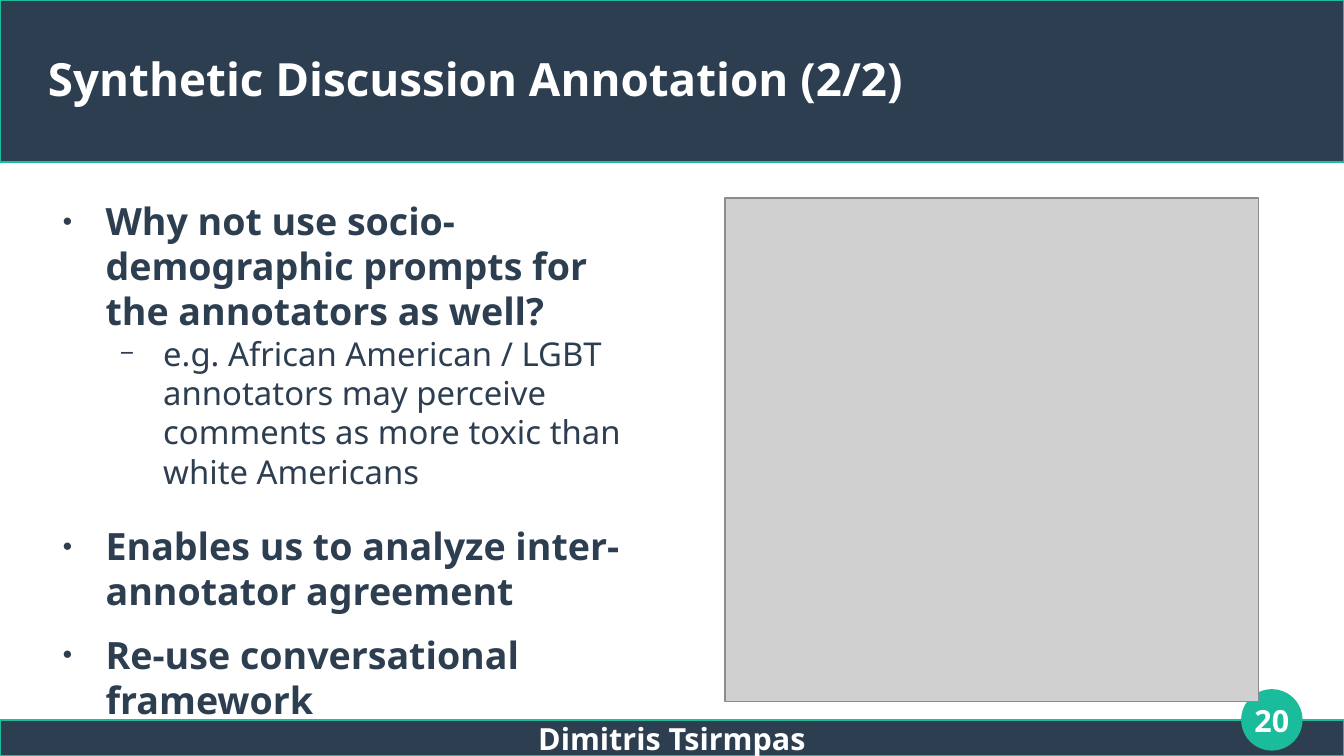
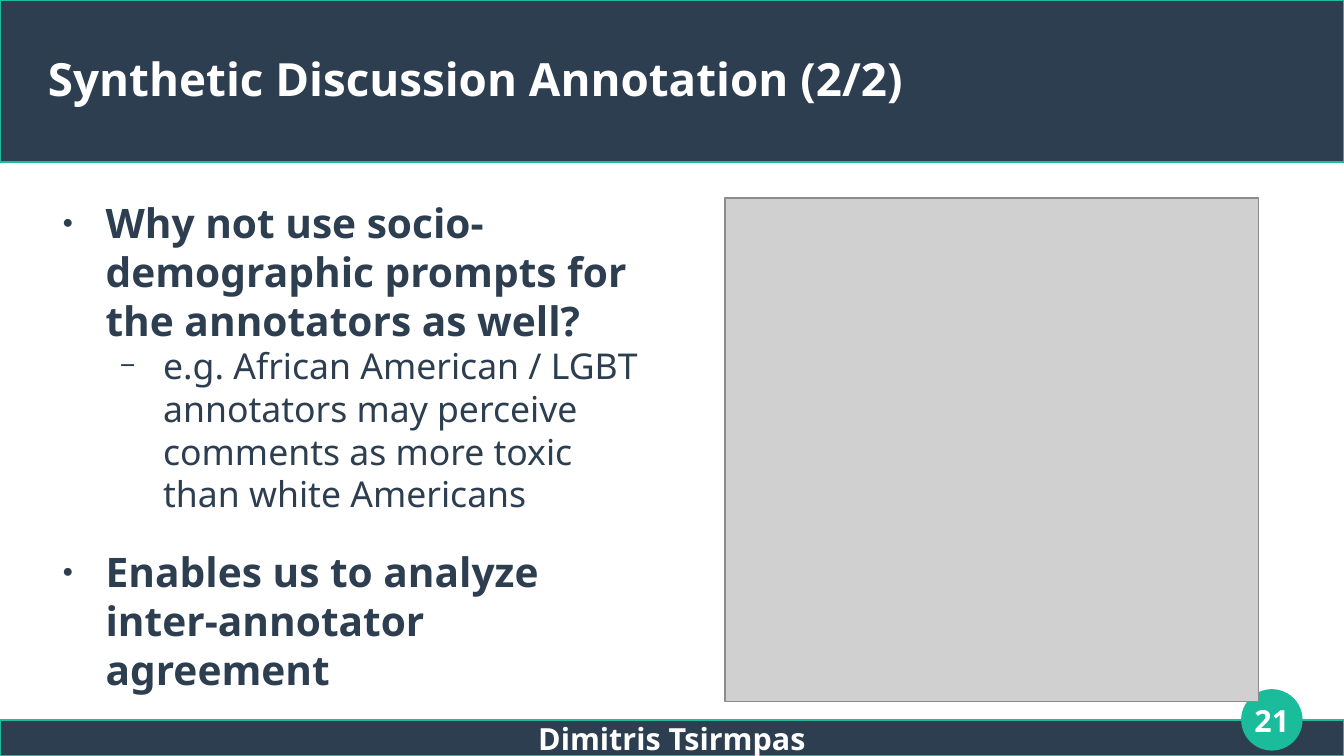
Before and after one commit to dimits-ts/llm_moderation_research, a slide deck: slide 21 of presentations/thesis.odp (slide 20 before the commit). Drawn at 1344x756 pixels with LibreOffice and Linux fonts; fonts in the diff are those of the drawing; grey boxes stand for pictures. Boxes give left, top, right and bottom in pixels: in the first picture for what was removed or moved away, otherwise in the second. Text is boxed around its words. In the diff, an @@ line names an element or a change of style, - is before the commit and + after.

```diff
--- a/presentations/thesis.odp
+++ b/presentations/thesis.odp
@@ text "Why not use socio-demographic prompts ..." at [106, 207, 638, 695]: size 22.2 to 24 pt in "Why not use socio-demographic prompts for the ...", "Enables us to analyze inter-annotator agreement"; size 19.4 to 21 pt in "e.g. African American / LGBT annotators may ..." @@
@@ text at [106, 640, 519, 724]: paragraph removed @@
-● Re-use conversational framework
@@ page number at [1254, 710, 1289, 732]: text changed @@
-20
+21
```
Also in this commit, not shown: 14 other slides changed, 6 slides added, 1 slide removed.
